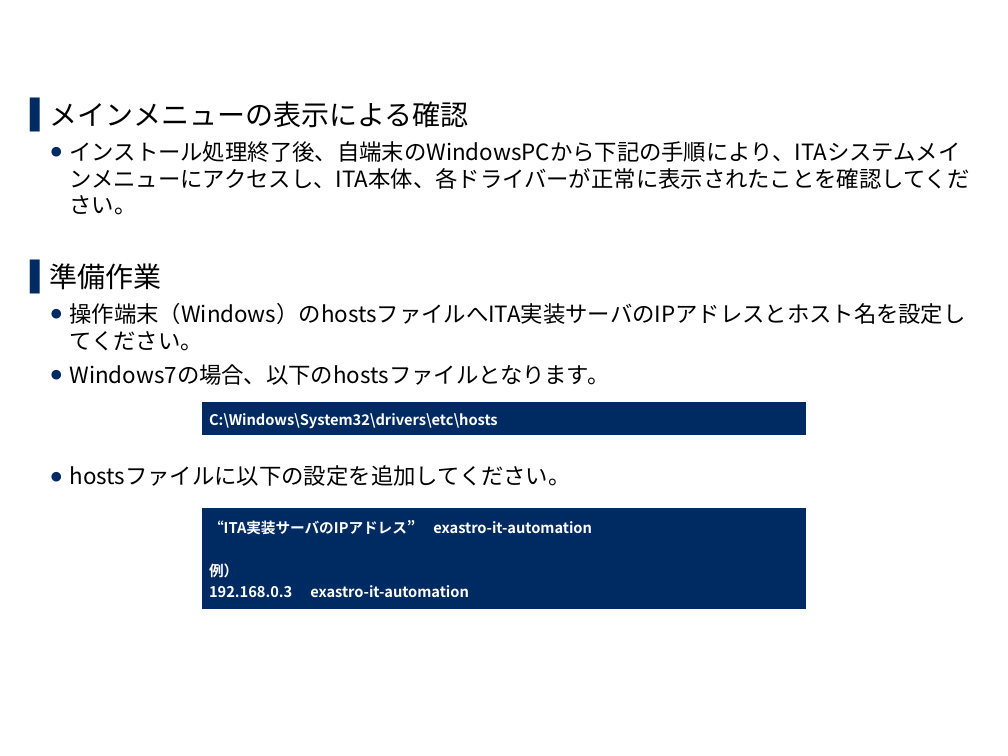
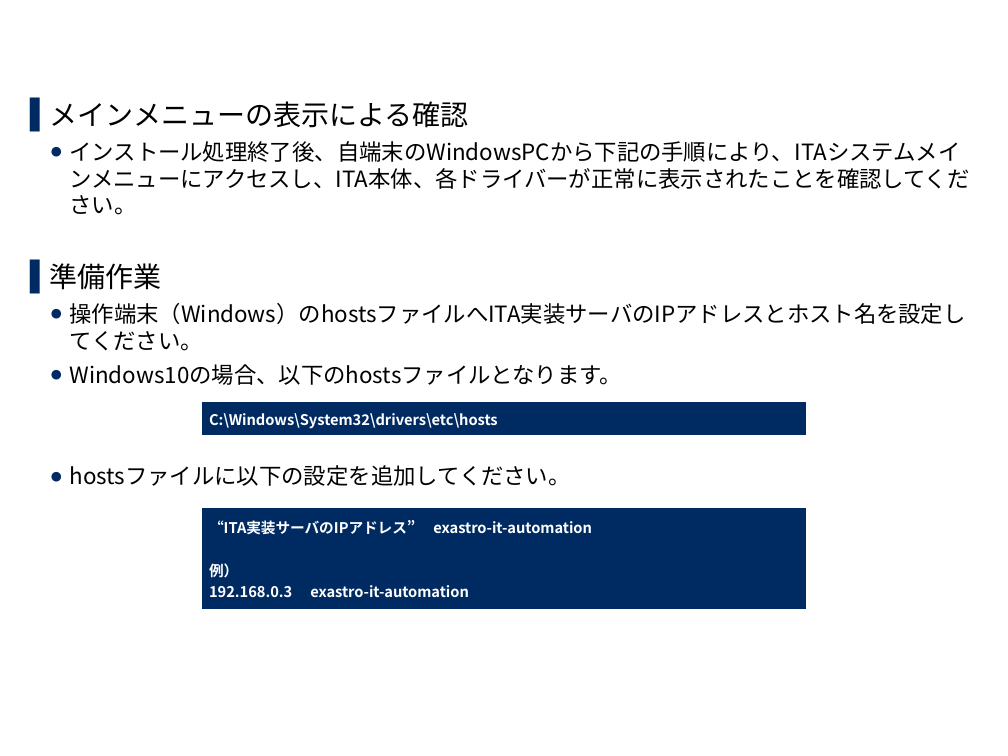
Before and after one commit to exastro-suite/it-automation-docs, a slide deck: slide 22 of asset/Learn_ja/ITA-offline-install_ja.pptx. Drawn at 1008x756 pixels with LibreOffice and Linux fonts; fonts in the diff are those of the drawing; background and template pictures are left out. Boxes give left, top, right and bottom in pixels: in the first picture for what was removed or moved away, otherwise in the second. Text is boxed around its words. In the diff, an @@ line names an element or a change of style, - is before the commit and + after.

```diff
--- a/asset/Learn_ja/ITA-offline-install_ja.pptx
+++ b/asset/Learn_ja/ITA-offline-install_ja.pptx
@@ text at <box>70,364,622,385</box>: text changed @@
-  ● Windows7の場合、以下のhostsファイルとなります。
+  ● Windows10の場合、以下のhostsファイルとなります。
```
Also in this commit, not shown: 13 other slides changed.
